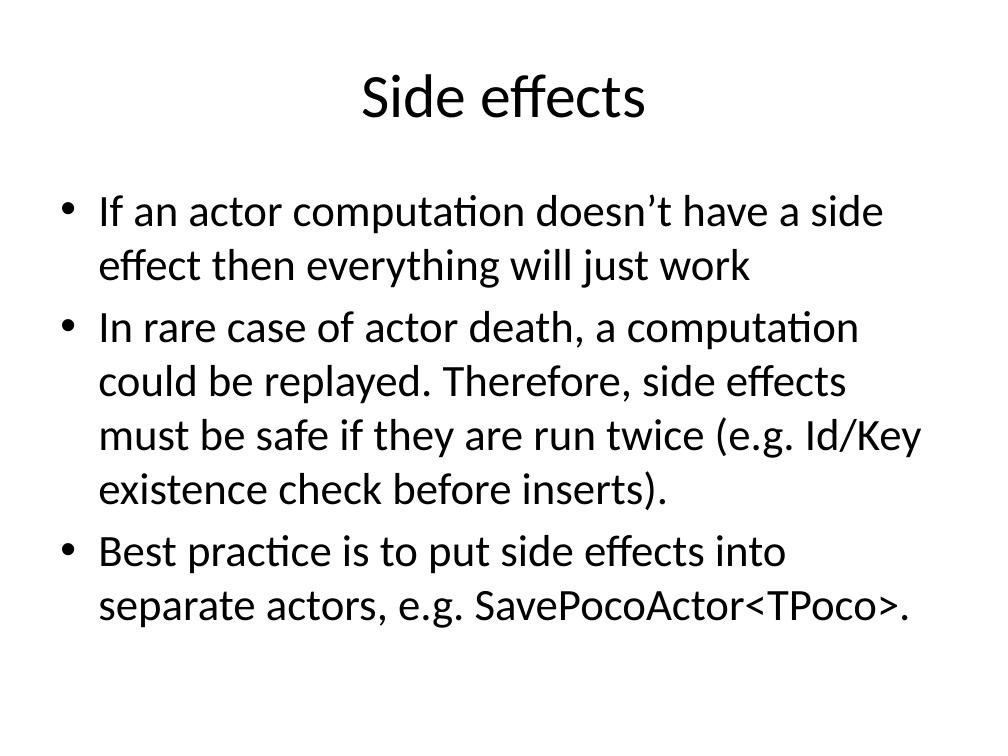
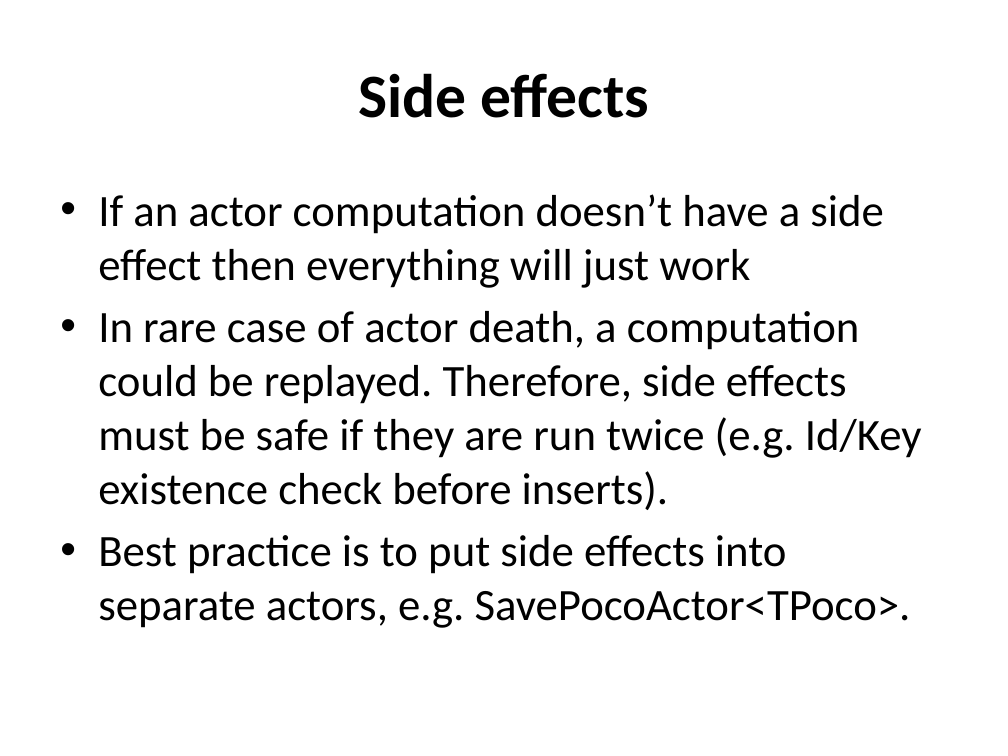
Before and after one commit to buybackoff/Ractor, a slide deck: slide 10 of docs/files/Fredis.pptx (slide 5 before the commit). Drawn at 1008x756 pixels with LibreOffice and Linux fonts; fonts in the diff are those of the drawing. Boxes give left, top, right and bottom in pixels: in the first picture for what was removed or moved away, otherwise in the second. Text is boxed around its words. In the diff, an @@ line names an element or a change of style, - is before the commit and + after.

```diff
--- a/docs/files/Fredis.pptx
+++ b/docs/files/Fredis.pptx
@@ title "Side effects" at (358, 73, 649, 118): bold on @@
```
Also in this commit, not shown: 4 other slides changed, 8 slides added, 13 other files.
